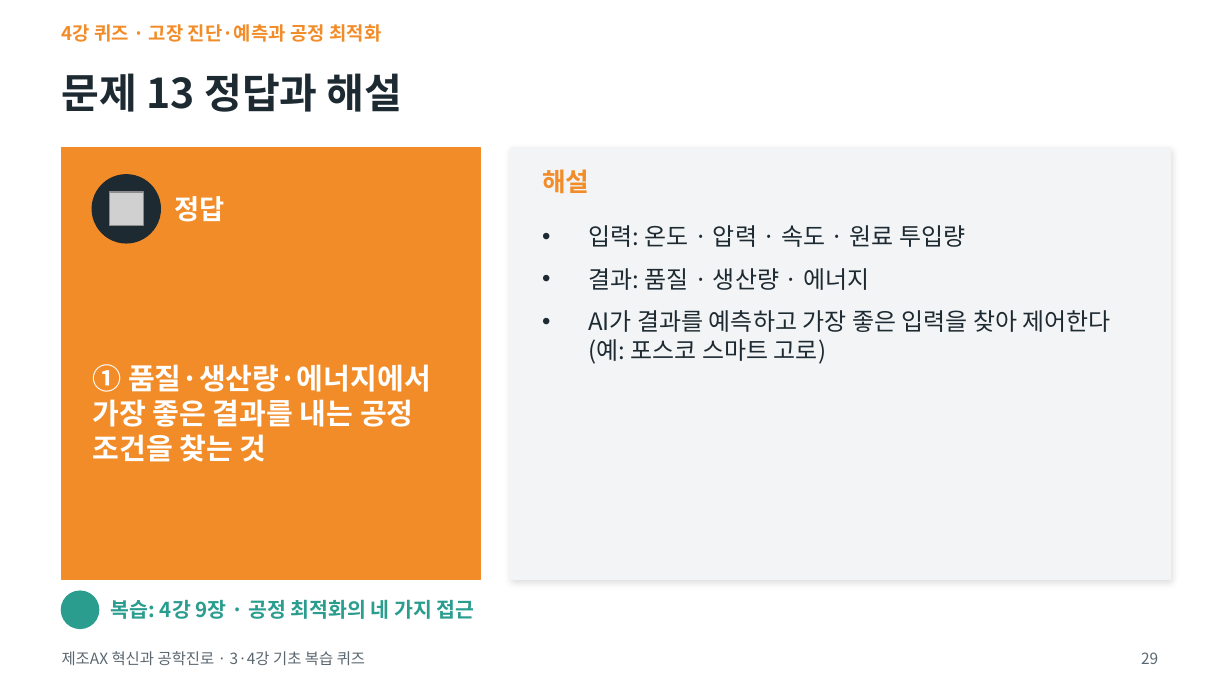
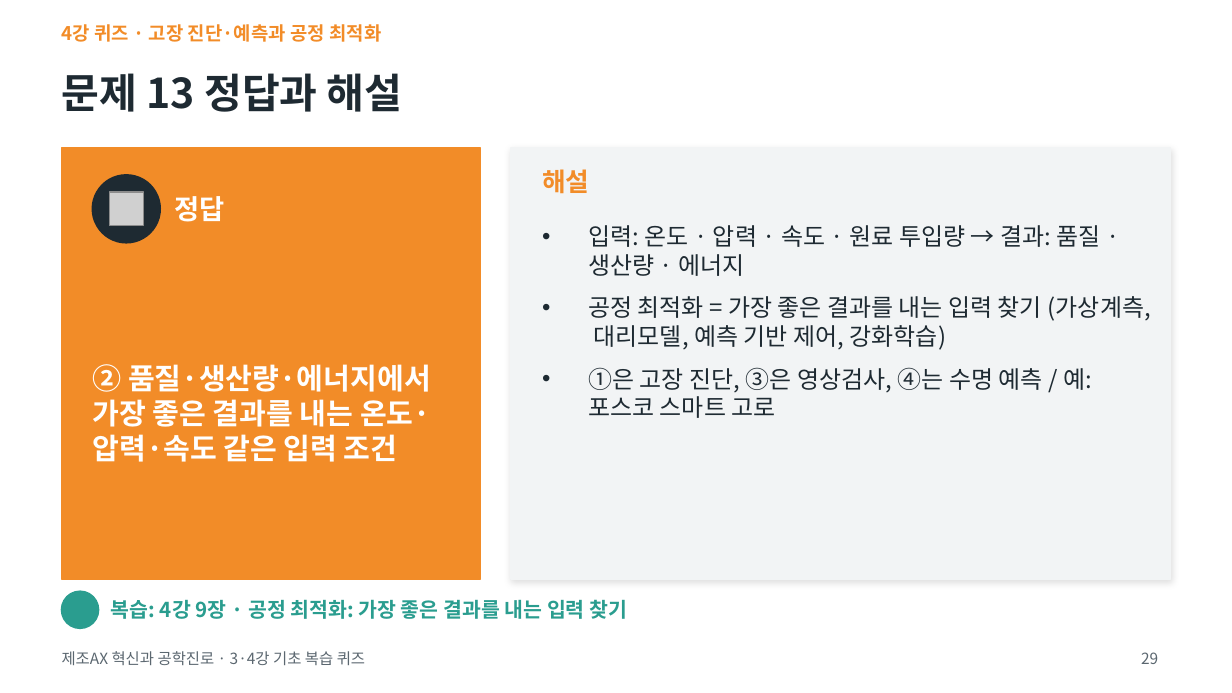
Before and after one commit to ykkimhgu/Intro-MCE-Freshman-Course, a slide deck: slide 29 of quiz34/3-4강_기초복습퀴즈.pptx. Drawn at 1232x693 pixels with LibreOffice and Linux fonts; fonts in the diff are those of the drawing; grey boxes stand for pictures; background and template pictures are left out. Boxes give left, top, right and bottom in pixels: in the first picture for what was removed or moved away, otherwise in the second. Text is boxed around its words. In the diff, an @@ line names an element or a change of style, - is before the commit and + after.

```diff
--- a/quiz34/3-4강_기초복습퀴즈.pptx
+++ b/quiz34/3-4강_기초복습퀴즈.pptx
@@ text at [588,225,1151,418]: text changed @@
-• 입력: 온도 · 압력 · 속도 · 원료 투입량
-• 결과: 품질 · 생산량 · 에너지
-• AI가 결과를 예측하고 가장 좋은 입력을 찾아 제어한다 (예: 포스코 스마트 고로)
+• 입력: 온도 · 압력 · 속도 · 원료 투입량 → 결과: 품질 · 생산량 · 에너지
+• 공정 최적화 = 가장 좋은 결과를 내는 입력 찾기 (가상계측, 대리모델, 예측 기반 제어, 강화학습)
+• ①은 고장 진단, ③은 영상검사, ④는 수명 예측 / 예: 포스코 스마트 고로
@@ text at [92,364,431,462]: text changed @@
-① 품질·생산량·에너지에서 가장 좋은 결과를 내는 공정 조건을 찾는 것
+② 품질·생산량·에너지에서 가장 좋은 결과를 내는 온도·압력·속도 같은 입력 조건
@@ text at [111,599,627,619]: text changed @@
-복습: 4강 9장 · 공정 최적화의 네 가지 접근
+복습: 4강 9장 · 공정 최적화: 가장 좋은 결과를 내는 입력 찾기
```
Also in this commit, not shown: 26 other slides changed, 1 slide added, 1 slide removed, 20 other files.
